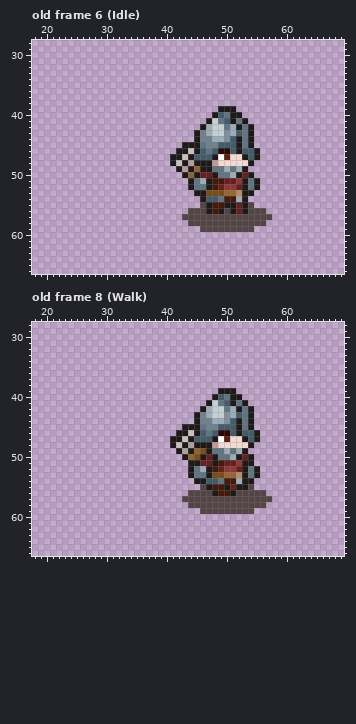
Two versions of one pixel-art file, Tiny RPG Character Asset Pack v1.03 -Free Soldier&Orc/Aseprite file/Soldier.aseprite. Above is the file before it was changed.
100x100 pixels, 44 frames. Colours within 5 levels of each other are drawn and written as one. Shown: old frame 6 (Idle): x 18..69, y 28..66; old frame 8 (Walk): x 18..69, y 28..66. The commit also changed other frames, which this record leaves out.
After the commit:
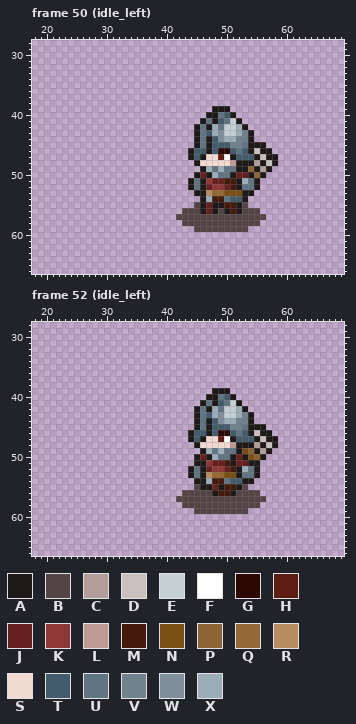
Palette (. is transparent): A #1f1a1a  B #534545  C #b19e9a  D #c9c0be  E #c5d0d5  F #ffffff  G #2d0704  H #5e1e13  J #672020  K #8f3838  L #be9b97  M #431a0b  N #7b4e16  P #8d6534  Q #946835  R #b78c61  S #f2dad2  T #425c6b  U #607581  V #6f828d  W #7f909a  X #9badb7
A new or re-ordered frame is compared with the old frame closest to it.
What changed:
frames 44 -> 80
--- frame 50 (idle_left) is new; against old frame 6 (Idle), layers "main", "shadow"
@@ x 39..60 @@
 38 ......................
-39 ..........AAA.........
-40 .........ATUAA........
-41 ........AEUTAUA.......
-42 .......AXEEUXAUA......
-43 ......AVXEEWXTUA......
-44 ......AVVXXWTAUA......
-45 ....AAAUVVTTTAUA......
-46 ...AADATUTGGTATTA.....
-47 ..AADATTTAFHSSATA.....
-48 ..ADACAAALSSSSSA......
-49 ...ACAPAAUUXUXA.......
-50 ....APAJJAUUXAJA......
-51 .....AUXAMMJJKAUA.....
-52 .....AUUAMJKKJAUA.....
-53 ......AANNNQQRAA......
-54 .......ATTUMMXA.......
-55 .......BAMMAAJAB......
-56 .....BBBAMABAJABBB....
-57 ....BBBBBBBBBBBBBBB...
-58 .....BBBBBBBBBBBBB....
-59 .......BBBBBBBBB......
+39 .........AAA..........
+40 ........AAUTA.........
+41 .......AUATUEA........
+42 ......AUAXUEEXA.......
+43 ......AUTXWEEXVA......
+44 ......AUATWXXVVA......
+45 ......AUATTTVVUAAA....
+46 .....ATTATGGTUTADAA...
+47 .....ATASSHFATTTADAA..
+48 ......ASSSSSLAAACADA..
+49 .......AXUXUUAAPACA...
+50 ......AJAXUUAJJAPA....
+51 .....AUAKJJMMAXUA.....
+52 .....AUAJKKJMAUUA.....
+53 ......AARQQNNNAA......
+54 .......AXMMUTTA.......
+55 ......BAJAAMMAB.......
+56 ....BBBAJABAMABBB.....
+57 ...BBBBBBBBBBBBBBB....
+58 ....BBBBBBBBBBBBB.....
+59 ......BBBBBBBBB.......
 60 ......................
--- frame 52 (idle_left) is new; against old frame 8 (Walk), layers "main", "shadow"
@@ x 39..60 @@
 38 ......................
-39 ..........AAA.........
-40 .........ATUAA........
-41 ........AEUTAUA.......
-42 .......AXEEUXAUA......
-43 ......AVXEEWXTUA......
-44 ......AVVXXWTAUA......
-45 ....AAAUVVTTTAUA......
-46 ...AADATUTGGTATTA.....
-47 ..AADATTTAFHSSATA.....
-48 ..ADACAAALSSSSSA......
-49 ...ACAPNAUUXUXA.......
-50 ....APNAJAUUXAJA......
-51 .....AAJJAMJJKAA......
-52 .....AUXAMJKKJAUA.....
-53 .....AUUANNQQRAUA.....
-54 ......AATTUMMXAA......
-55 .......BAMMAJAAB......
-56 .....BBBBAMMABBBBB....
-57 ....BBBBBBBBBBBBBBB...
-58 .....BBBBBBBBBBBBB....
-59 .......BBBBBBBBB......
+39 .........AAA..........
+40 ........AAUTA.........
+41 .......AUATUEA........
+42 ......AUAXUEEXA.......
+43 ......AUTXWEEXVA......
+44 ......AUATWXXVVA......
+45 ......AUATTTVVUAAA....
+46 .....ATTATGGTUTADAA...
+47 .....ATASSHFATTTADAA..
+48 ......ASSSSSLAAACADA..
+49 .......AXUXUUANPACA...
+50 ......AJAXUUAJANPA....
+51 ......AAKJJMAJJAA.....
+52 .....AUAJKKJMAXUA.....
+53 .....AUARQQNNAUUA.....
+54 ......AAXMMUTTAA......
+55 ......BAAJAMMAB.......
+56 ....BBBBBAMMABBBB.....
+57 ...BBBBBBBBBBBBBBB....
+58 ....BBBBBBBBBBBBB.....
+59 ......BBBBBBBBB.......
 60 ......................
Boxes around the changes in both pictures, in picture pixels (x1, y1, x2, y2):
changed: (170, 106, 278, 232)
changed: (170, 388, 278, 514)
